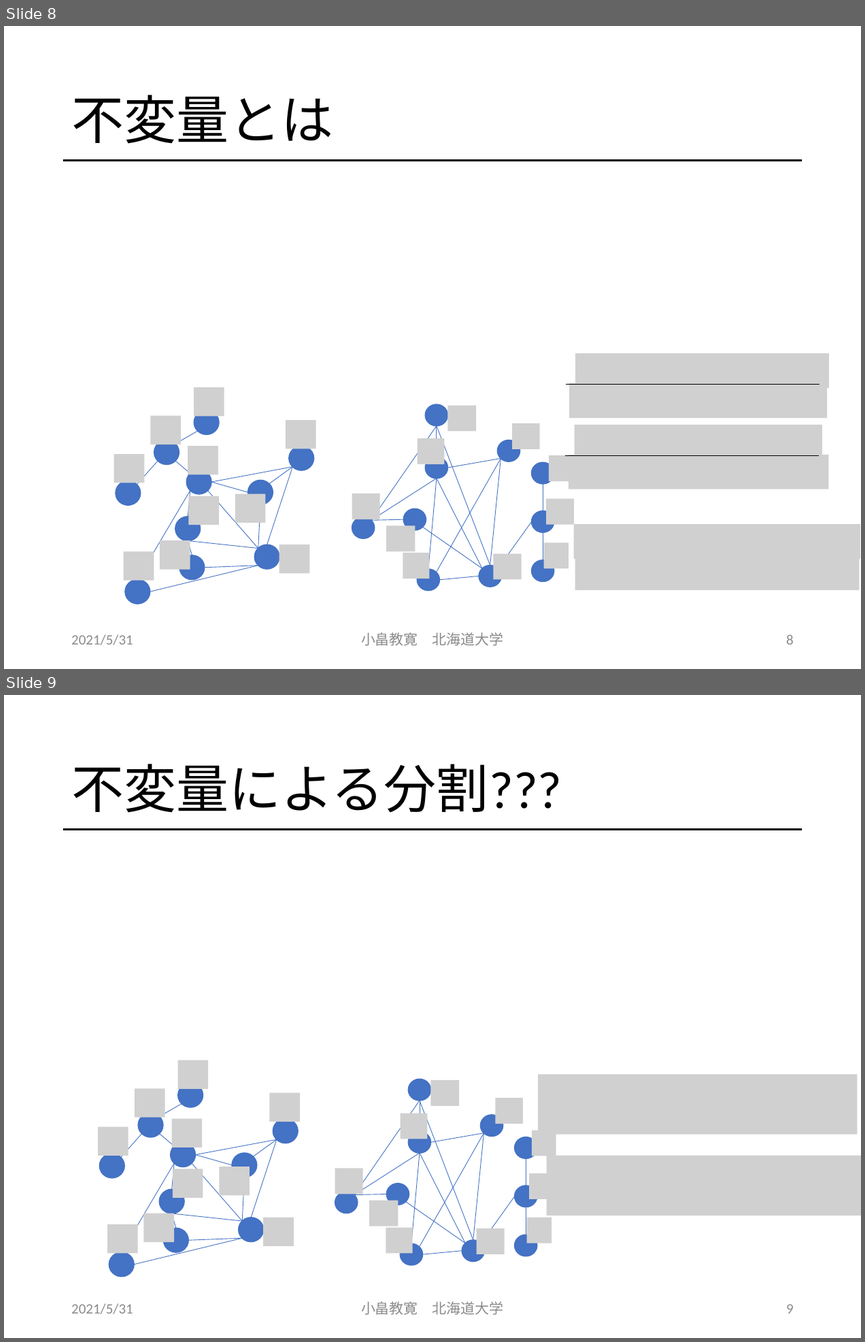
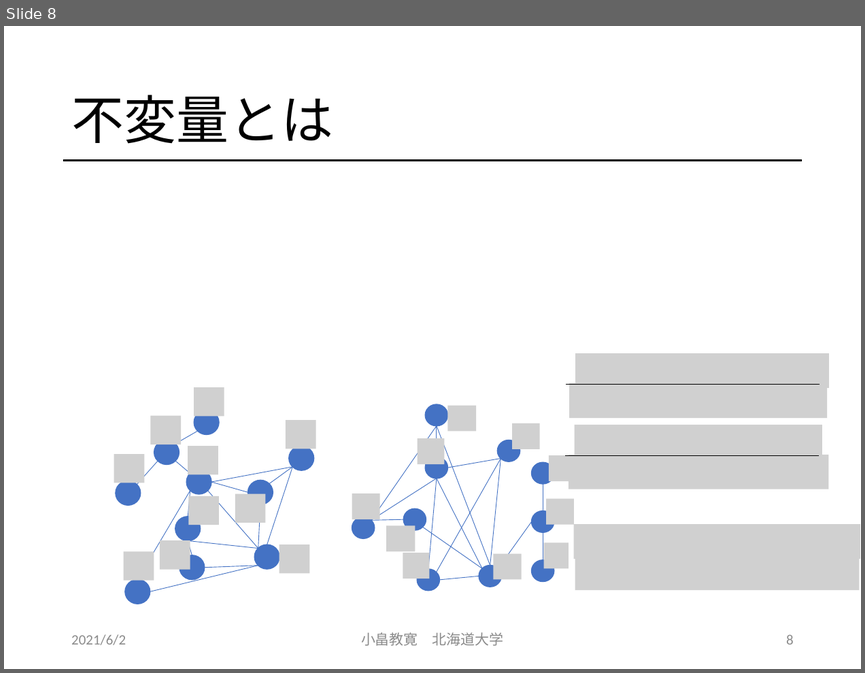
Before and after one commit to obatakyoukan/isomorphism, a slide deck: Isomorphism.pptx. Shown one above the other, each under a label of ours: slides 8 and 9 before the commit, slide 8 after it. The pictures are 865x1342 and 865x673 pixels, drawn with LibreOffice and Linux fonts; fonts in the diff are those of the drawing; grey boxes stand for pictures. Boxes give left, top, right and bottom in pixels: in the first picture for what was removed or moved away, otherwise in the second. Text is boxed around its words. In the diff, an @@ line names an element or a change of style, - is before the commit and + after.

```diff
--- a/Isomorphism.pptx
+++ b/Isomorphism.pptx
@@ slide 9 removed at (4, 695, 861, 1338), background #FFFFFF; not listed: 1 template element that a slide beside it also shows @@
@@ title removed at (71, 764, 562, 813) @@
-不変量による分割???
@@ picture removed at (538, 1074, 857, 1134) @@
@@ group removed at (99, 1060, 300, 1276): 15 lines, 10 ellipses, 10 pictures @@
@@ picture removed at (547, 1155, 861, 1215) @@
@@ group removed at (334, 1079, 557, 1265): 15 lines, 10 ellipses, 10 pictures @@
@@ text removed at (71, 1303, 133, 1314) @@
-2021/5/31
@@ text removed at (361, 1301, 504, 1314) @@
-小畠教寛 北海道大学
@@ page number removed at (786, 1304, 793, 1313) @@
-9
@@ slide 8 changed as well @@
@@ text at (71, 634, 126, 645): text changed @@
-2021/5/31
+2021/6/2
```
Also in this commit, not shown: 31 other slides changed, 8 other slides removed.
